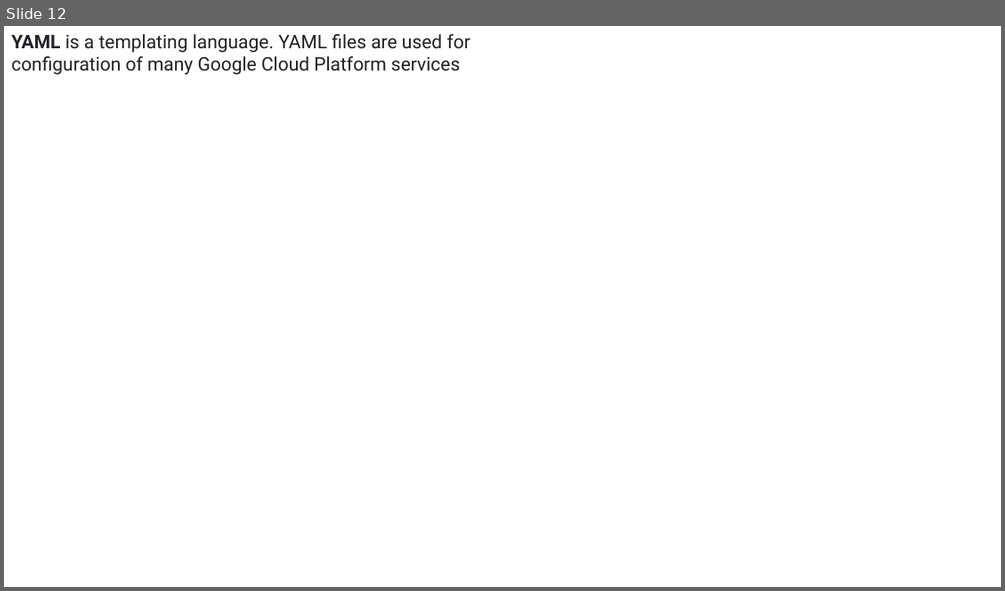
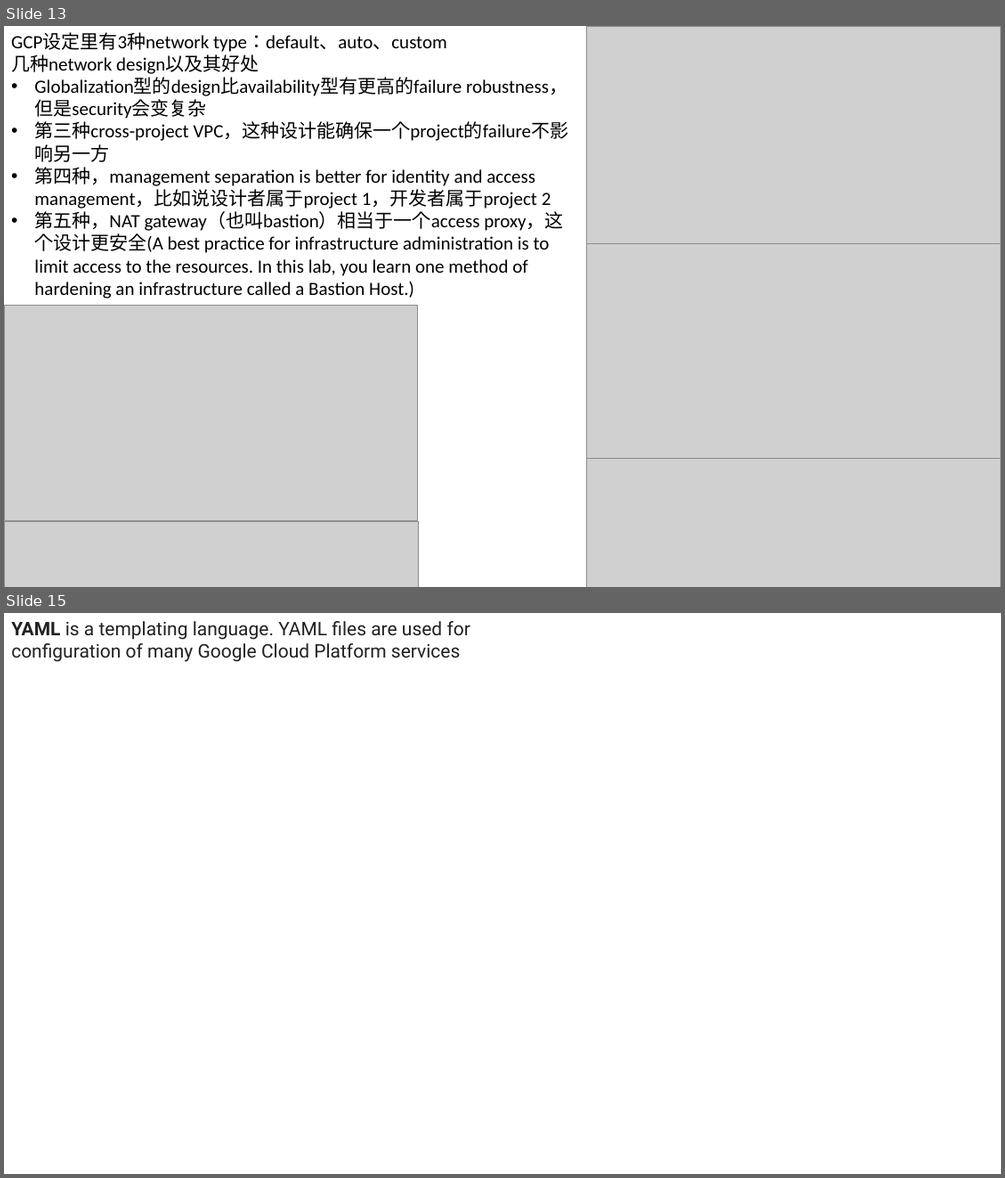
Before and after one commit to legend507/CommonSense, a slide deck: [GCP_Coursera].pptx. Shown one above the other, each under a label of ours: slide 12 before the commit, slides 13 and 15 after it; the slides between them are not shown. The pictures are 1005x591 and 1005x1178 pixels, drawn with LibreOffice and Linux fonts; fonts in the diff are those of the drawing; grey boxes stand for pictures. Boxes give left, top, right and bottom in pixels: in the first picture for what was removed or moved away, otherwise in the second. Text is boxed around its words. In the diff, an @@ line names an element or a change of style, - is before the commit and + after.

```diff
--- a/[GCP_Coursera].pptx
+++ b/[GCP_Coursera].pptx
@@ slide 13 added at [4, 26, 1001, 587], background #FFFFFF @@
@@ text added at [11, 32, 569, 298], 18 pt, text #000000 @@
+GCP设定里有3种network type：default、auto、custom
+几种network design以及其好处
+• Globalization型的design比availability型有更高的failure robustness，但是security会变复杂
+• 第三种cross-project VPC，这种设计能确保一个project的failure不影响另一方
+• 第四种，management separation is better for identity and access management，比如说设计者属于project 1，开发者属于project 2
+• 第五种，NAT gateway（也叫bastion）相当于一个access proxy，这个设计更安全(A best practice for infrastructure administration is to limit access to the resources. In this lab, you learn one method of hardening an infrastructure called a Bastion Host.)
@@ picture added at [587, 26, 1001, 244] @@
@@ picture added at [587, 244, 1001, 458] @@
@@ picture added at [4, 305, 418, 521] @@
@@ picture added at [587, 459, 1000, 587] @@
@@ picture added at [4, 521, 418, 587] @@
@@ what was slide 12 is now slide 15 @@
```
Also in this commit, not shown: 1 slide changed, 2 other slides added.
